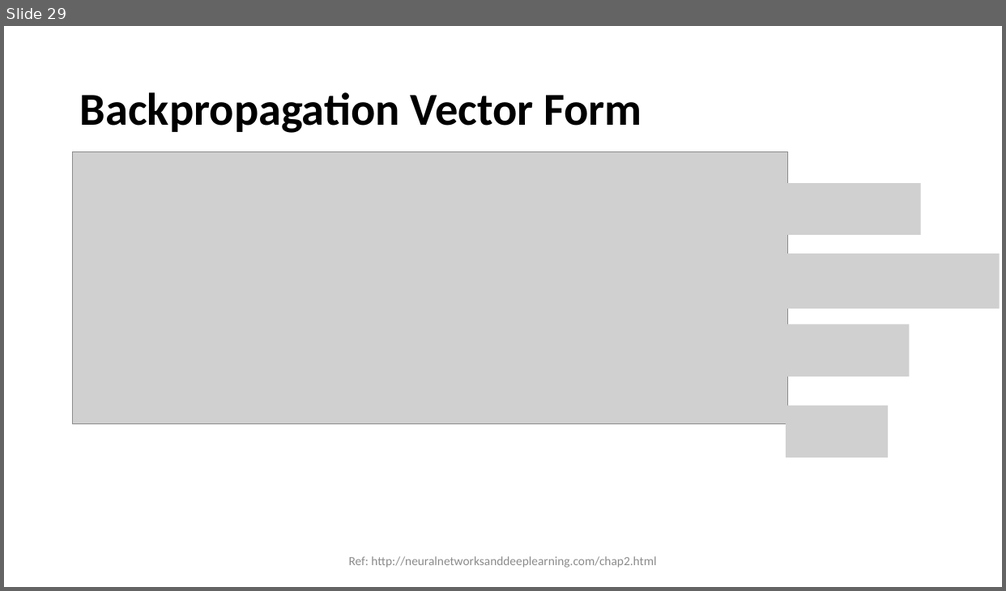
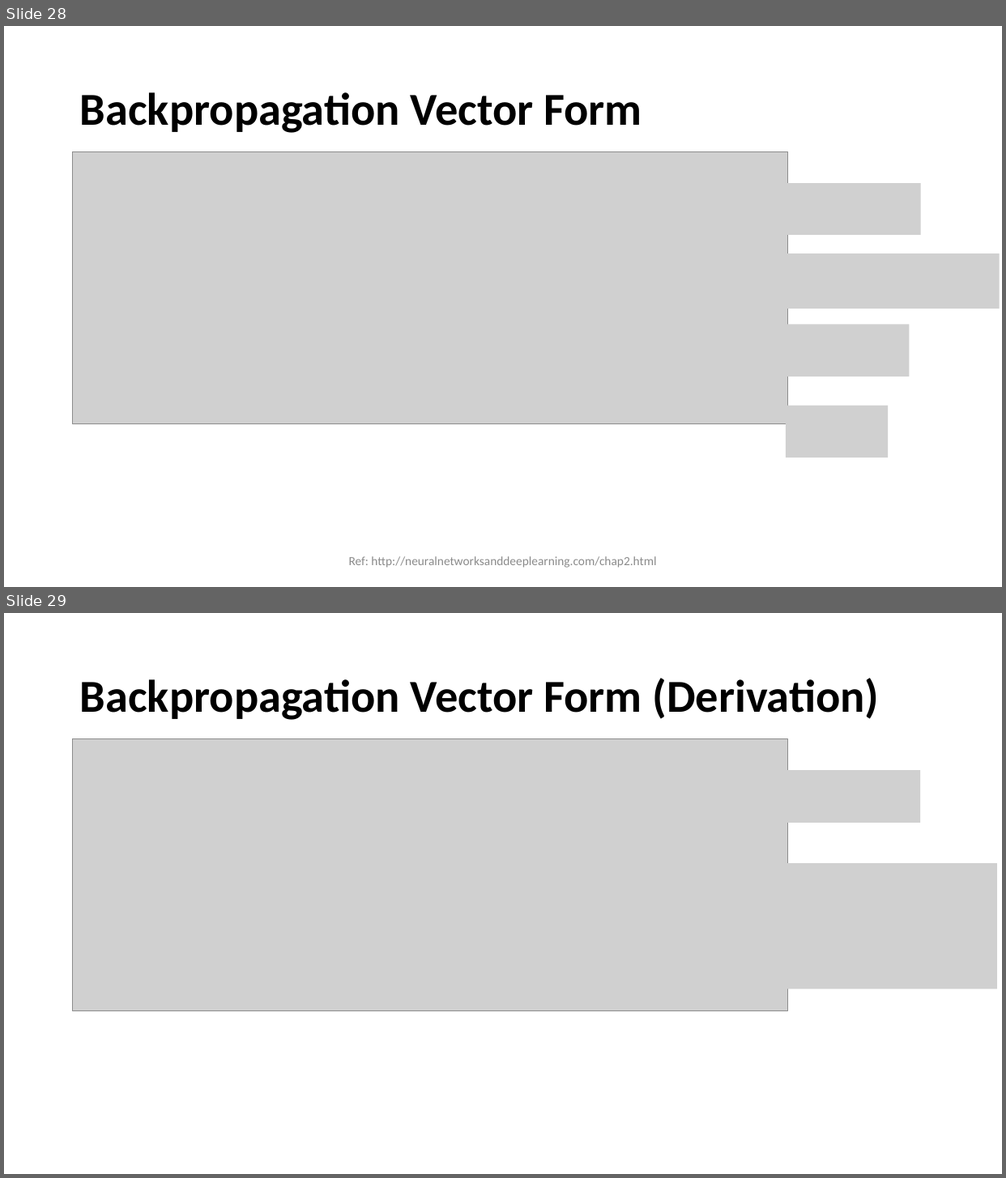
Before and after one commit to Gunnvant/idma_pt, a slide deck: ML_Unit3/Lecture9.pptx. Shown one above the other, each under a label of ours: slide 29 before the commit, slides 28 and 29 after it. The pictures are 1006x591 and 1006x1178 pixels, drawn with LibreOffice and Linux fonts; fonts in the diff are those of the drawing; grey boxes stand for pictures. Boxes give left, top, right and bottom in pixels: in the first picture for what was removed or moved away, otherwise in the second. Text is boxed around its words. In the diff, an @@ line names an element or a change of style, - is before the commit and + after.

Commit message:
backprop sample code updated

```diff
--- a/ML_Unit3/Lecture9.pptx
+++ b/ML_Unit3/Lecture9.pptx
@@ slide 29 added at [4,613,1002,1174], background #FFFFFF @@
@@ title added at [80,678,880,720], 44 pt, text #000000, bold @@
+Backpropagation Vector Form (Derivation)
@@ picture added at [73,739,789,1012] @@
@@ picture added at [782,770,920,823] @@
@@ picture added at [769,864,997,990] @@
@@ what was slide 29 is now slide 28 @@
```
Also in this commit, not shown: 1 slide changed, 12 other slides added, 3 other files.
